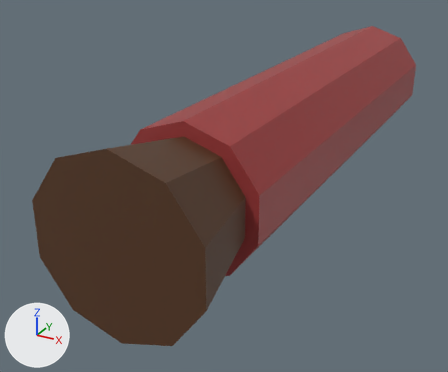
A saved change to the Blender file Items/Potions/MinorPotion.blend.
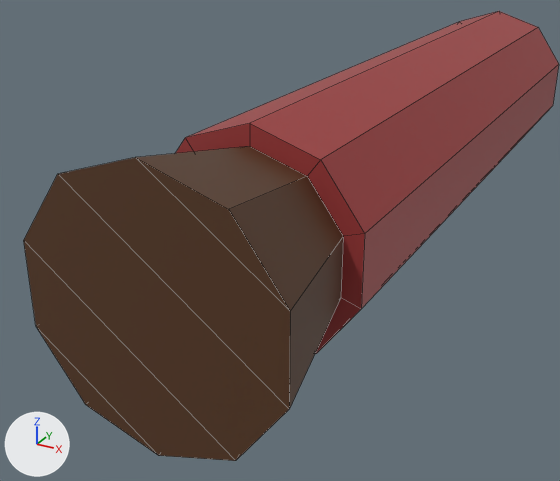
Each version appears first whole from a 50 mm lens placed at (0.0723, -0.1857, 0.0629), pointed at (-0.0155, -0.026, -0.0169), and next in a close-up from a 50 mm lens placed at (0.0589, -0.1709, 0.051), pointed at (0.0133, -0.088, 0.0096). Lighting does not change. The marker at lower left points along +X, +Y and +Z. The close-ups show mesh edges as thin lines.

In view in the first close-up: 'Plug', 'Potion'.
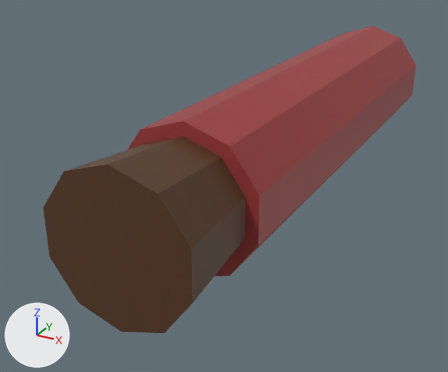
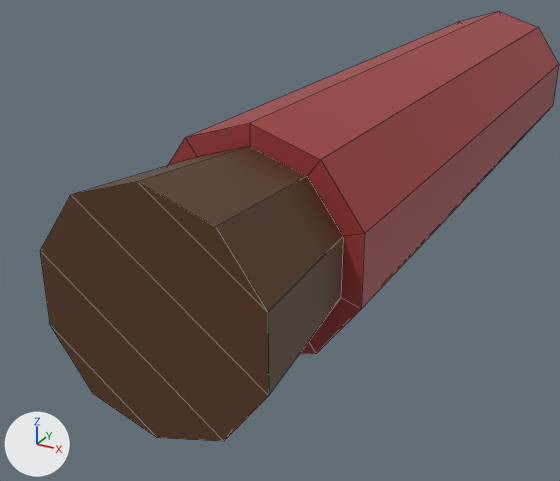
The newer file is also rescaled (x1.512) as a whole; pictures and numbers use the older file's frame.

Edits to the scene script, one JSON object a line:
```json
{"block": "me_plug", "where": "me_plug.from_pydata(...)  # 20 vertices, 15 faces; spans x -0.0214..0.0214, y -0.1002..-0.0733, z -0.0225..0.0225"}
{"block": "me_plug", "where": "# used by ob_plug; location = (0.0, 0.0, 0.0)"}
{"block": "me_plug", "change": "me_plug part 1: all 10 vertices in x -0.0214..0.0214, y -0.1002, z -0.0225..0.0225 are scaled about their middle by (0.86, 1, 0.86)"}
```

Boxes (x1, y1, x2, y2) around the edits, measured in the close-ups (560 x 481 px):
```json
{"object": "Plug", "change": "reshaped", "before": [24, 146, 343, 461], "after": [40, 146, 343, 441], "on screen": "6% shorter"}
```
